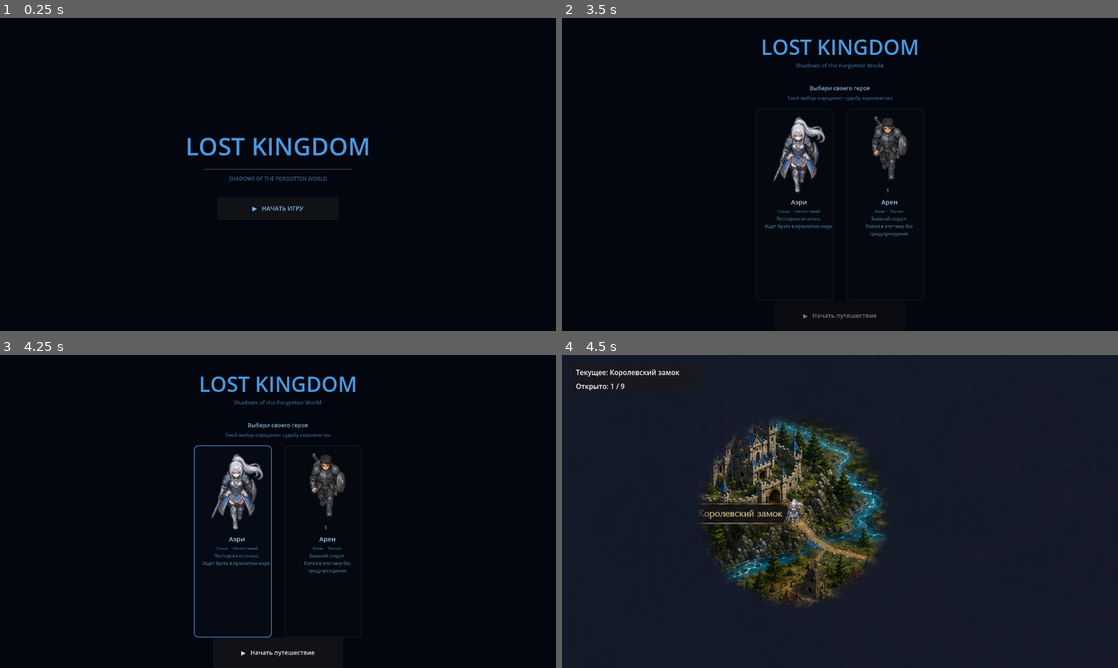
Above: before the commit, frames 1-4 (two rows, left to right).
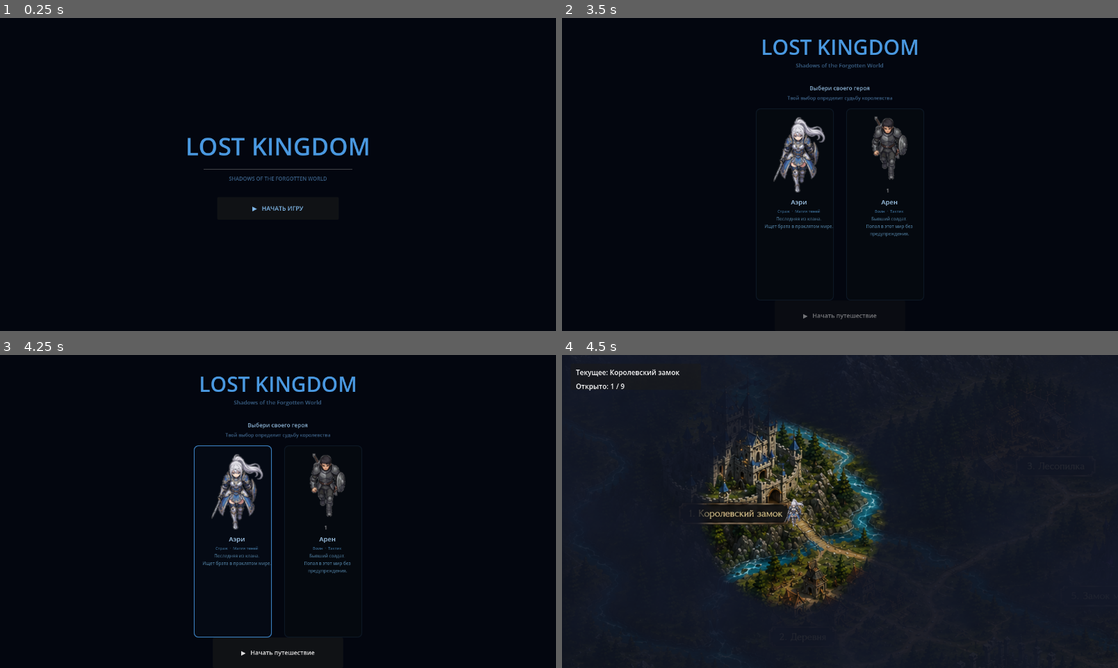
Above: after the commit, the same moments.

Repository: ikulikov99-tech/Lost-Kingdom
Game: Godot game, scene res://Splash.tscn
The game is run twice, just before and just after one commit, with the same random seed, the same clock (stepped at 60 frames per second) and the same inputs.
Inputs (mouse positions are in pixels of both pictures, inside the frame that each line leads up to):
- Up to frame 1 (0.25 s): no input
- Up to frame 2 (3.5 s): click "▶ НАЧАТЬ ИГРУ" at 0.5 s; tap Enter at 1.25, 2.75 s; move the mouse to (962, 158) at 1.27 s; click (962, 158) at 1.42 s; tap Space at 2 s; move the mouse to (728, 190) at 2.02 s; click (728, 190) at 2.17 s; move the mouse to (895, 105) at 2.77 s; click (895, 105) at 2.92 s
- Up to frame 3 (4.25 s): tap Space at 3.5 s; move the mouse to (250, 574) at 3.52 s; click (250, 574) at 3.67 s
- Up to frame 4 (4.5 s): click "▶ Начать путешествие" at 4.25 s

Frames 1-3 are identical in both runs. In frame 4, 0.2% of the frame differs, in the area x 28-58%, y 21-82%.

Commit message:
feat: FBM cloud fog — organic edges, animated drift, cloud texture
- Add hash/vnoise/fbm functions (4 octaves, rotated, ~10 GPU instructions)
- Edge noise ±52px perturbs reveal radius → ragged non-circular openings
- cloud_n layer adds density variation to fog body (0.82–1.0 alpha)
- cloud_rgb varies fog brightness for cloud depth illusion
- Slow drift: vec2(time*0.018, time*0.011) — fog feels alive
- Hero reveal also slightly perturbed (±22px) but more stable
- FogOverlay.gd: pass time uniform in update_camera (one line)
- All game logic uniforms (rp*, tp*, reveal_r) unchanged

Diff:
--- a/FogOverlay.gd
+++ b/FogOverlay.gd
@@ -20,7 +20,6 @@
 	# Не блокировать клики
 	mouse_filter = Control.MOUSE_FILTER_IGNORE
 	_sync_revealed()
-	_sync_trail()
 
 ## Открыть область вокруг мировой позиции pos
 func reveal(pos: Vector2) -> void:
@@ -30,11 +29,12 @@
 	_revealed.append(pos)
 	_sync_revealed()
 
-## Обновить позицию камеры в шейдере (вызывать каждый кадр из Main._process)
+## Обновить позицию камеры и time в шейдере (вызывать каждый кадр из Main._process)
 func update_camera(cam_pos: Vector2, zoom: float, vp_size: Vector2) -> void:
 	_mat.set_shader_parameter("cam_pos",  cam_pos)
 	_mat.set_shader_parameter("cam_zoom", zoom)
 	_mat.set_shader_parameter("vp_size",  vp_size)
+	_mat.set_shader_parameter("time", Time.get_ticks_msec() * 0.001)
 
 ## Позиция героя — движется с ним, не пишет в _revealed, не меняет счётчик.
 func update_hero_pos(pos: Vector2) -> void:
@@ -43,7 +43,6 @@
 ## Добавить точку пройденного пути. FIFO: при переполнении убираем самую старую.
 ## Не влияет на счётчик. Очищается при прибытии в локацию (clear_trail).
 func add_trail_point(pos: Vector2) -> void:
-	# Не добавлять если уже есть близкая точка
 	for p in _trail:
 		if p.distance_to(pos) < 60.0:
 			return
--- a/fog.gdshader
+++ b/fog.gdshader
@@ -1,86 +1,134 @@
-// fog.gdshader — туман войны (полноэкранный шейдер в CanvasLayer)
+// fog.gdshader — туман войны с FBM-облаками
 //
-// Работает в экранном пространстве.
-// Конвертирует UV экрана → мировые координаты через позицию камеры.
-// Рисует серые полупрозрачные "облака" там, где карта не открыта.
+// Fullscreen shader в CanvasLayer (screen-space).
+// Конвертирует SCREEN_UV → мировые координаты через cam_pos + screen_px / cam_zoom.
+//
+// Визуал: FBM noise даёт рваные облачные края и неравномерную плотность тумана.
+// Логика: uniforms reveal_r / rp* / tp* не меняются — вся игровая механика в Main.gd.
 
 shader_type canvas_item;
 
-// Позиция центра камеры в мировых координатах (обновляется каждый кадр)
-uniform vec2  cam_pos    = vec2(-1112.0, -704.0);
-uniform float cam_zoom   = 1.3;
-uniform vec2  vp_size    = vec2(1280.0, 720.0);
+// ── Камера (каждый кадр из FogOverlay.update_camera) ─────────────────────
+uniform vec2  cam_pos  = vec2(-1112.0, -704.0);
+uniform float cam_zoom = 1.3;
+uniform vec2  vp_size  = vec2(1280.0, 720.0);
+uniform float time     = 0.0;
 
-// Позиция героя — визуальный reveal во время движения (не location unlock)
-uniform vec2  hero_pos = vec2(-99999.0, -99999.0);
-// hero_reveal_r >= reveal_r чтобы не было схлопывания при выходе из локации
+// ── Герой ────────────────────────────────────────────────────────────────
+uniform vec2  hero_pos      = vec2(-99999.0, -99999.0);
 uniform float hero_reveal_r = 160.0;
 
-// Trail — пройденный путь (до 8 точек, сохраняются на время поездки)
-// Не влияют на счётчик, очищаются при прибытии в локацию
-uniform int   trail_count = 0;
-uniform vec2  tp0 = vec2(-99999.0, -99999.0);
-uniform vec2  tp1 = vec2(-99999.0, -99999.0);
-uniform vec2  tp2 = vec2(-99999.0, -99999.0);
-uniform vec2  tp3 = vec2(-99999.0, -99999.0);
-uniform vec2  tp4 = vec2(-99999.0, -99999.0);
-uniform vec2  tp5 = vec2(-99999.0, -99999.0);
-uniform vec2  tp6 = vec2(-99999.0, -99999.0);
-uniform vec2  tp7 = vec2(-99999.0, -99999.0);
+// ── Trail — пройденный путь (8 точек, FIFO, очищается при прибытии) ─────────
+uniform int  trail_count = 0;
+uniform vec2 tp0 = vec2(-99999.0, -99999.0);
+uniform vec2 tp1 = vec2(-99999.0, -99999.0);
+uniform vec2 tp2 = vec2(-99999.0, -99999.0);
+uniform vec2 tp3 = vec2(-99999.0, -99999.0);
+uniform vec2 tp4 = vec2(-99999.0, -99999.0);
+uniform vec2 tp5 = vec2(-99999.0, -99999.0);
+uniform vec2 tp6 = vec2(-99999.0, -99999.0);
+uniform vec2 tp7 = vec2(-99999.0, -99999.0);
 
-// Открытые позиции (до 9 штук, по одной uniform на каждую)
-uniform int   revealed_count = 0;
-uniform vec2  rp0 = vec2(-99999.0, -99999.0);
-uniform vec2  rp1 = vec2(-99999.0, -99999.0);
-uniform vec2  rp2 = vec2(-99999.0, -99999.0);
-uniform vec2  rp3 = vec2(-99999.0, -99999.0);
-uniform vec2  rp4 = vec2(-99999.0, -99999.0);
-uniform vec2  rp5 = vec2(-99999.0, -99999.0);
-uniform vec2  rp6 = vec2(-99999.0, -99999.0);
-uniform vec2  rp7 = vec2(-99999.0, -99999.0);
-uniform vec2  rp8 = vec2(-99999.0, -99999.0);
+// ── Открытые локации (до 9) ──────────────────────────────────────────
+uniform int  revealed_count = 0;
+uniform vec2 rp0 = vec2(-99999.0, -99999.0);
+uniform vec2 rp1 = vec2(-99999.0, -99999.0);
+uniform vec2 rp2 = vec2(-99999.0, -99999.0);
+uniform vec2 rp3 = vec2(-99999.0, -99999.0);
+uniform vec2 rp4 = vec2(-99999.0, -99999.0);
+uniform vec2 rp5 = vec2(-99999.0, -99999.0);
+uniform vec2 rp6 = vec2(-99999.0, -99999.0);
+uniform vec2 rp7 = vec2(-99999.0, -99999.0);
+uniform vec2 rp8 = vec2(-99999.0, -99999.0);
 
-// Радиус видимости и мягкость края
-uniform float reveal_r    = 135.0;
-uniform float edge_soft   = 18.0;
+// ── Параметры видимости ───────────────────────────────────────────
+uniform float reveal_r  = 135.0;
+uniform float edge_soft = 18.0;
 
-// Цвет тумана: серые облака с высокой прозрачностью в открытых зонах
-uniform vec4 fog_color : source_color = vec4(0.08, 0.10, 0.16, 0.98);
+// ── Цвет тумана ───────────────────────────────────────────────────
+uniform vec4 fog_color : source_color = vec4(0.07, 0.09, 0.15, 0.98);
+
+// ══════════════════════════════════════════════════════════════════════════════
+// FBM NOISE
+// ══════════════════════════════════════════════════════════════════════════════
+
+float hash(vec2 p) {
+    vec3 q = fract(vec3(p.xyx) * vec3(443.897, 441.423, 437.195));
+    q += dot(q, q.yzx + 19.19);
+    return fract((q.x + q.y) * q.z);
+}
+
+float vnoise(vec2 p) {
+    vec2 i = floor(p);
+    vec2 f = fract(p);
+    vec2 u = f * f * (3.0 - 2.0 * f);
+    return mix(
+        mix(hash(i),                  hash(i + vec2(1.0, 0.0)), u.x),
+        mix(hash(i + vec2(0.0, 1.0)), hash(i + vec2(1.0, 1.0)), u.x),
+        u.y
+    );
+}
+
+float fbm(vec2 p) {
+    float v = 0.0;
+    float a = 0.5;
+    mat2 rot = mat2(vec2(0.80, 0.60), vec2(-0.60, 0.80));
+    for (int i = 0; i < 4; i++) {
+        v += a * vnoise(p);
+        p  = rot * p * 2.1 + vec2(5.2, 1.3);
+        a *= 0.5;
+    }
+    return v;
+}
+
+// ══════════════════════════════════════════════════════════════════════════════
+// FRAGMENT
+// ══════════════════════════════════════════════════════════════════════════════
 
 void fragment() {
-	// SCREEN_UV: (0,0)=верхний левый, (1,1)=нижний правый
-	vec2 screen_px  = (SCREEN_UV - vec2(0.5)) * vp_size;   // пиксели от центра экрана
-	vec2 world_pos  = cam_pos + screen_px / cam_zoom;       // мировые координаты
+    vec2 screen_px = (SCREEN_UV - vec2(0.5)) * vp_size;
+    vec2 world_pos = cam_pos + screen_px / cam_zoom;
 
-	// Постоянные открытые точки: discovered-локации + trail пройденного пути
-	// Все используют один reveal_r → одинаковый радиус видимости
-	float min_perm_d = 1e9;
-	// Discovered локации
-	if (revealed_count > 0) min_perm_d = min(min_perm_d, distance(world_pos, rp0));
-	if (revealed_count > 1) min_perm_d = min(min_perm_d, distance(world_pos, rp1));
-	if (revealed_count > 2) min_perm_d = min(min_perm_d, distance(world_pos, rp2));
-	if (revealed_count > 3) min_perm_d = min(min_perm_d, distance(world_pos, rp3));
-	if (revealed_count > 4) min_perm_d = min(min_perm_d, distance(world_pos, rp4));
-	if (revealed_count > 5) min_perm_d = min(min_perm_d, distance(world_pos, rp5));
-	if (revealed_count > 6) min_perm_d = min(min_perm_d, distance(world_pos, rp6));
-	if (revealed_count > 7) min_perm_d = min(min_perm_d, distance(world_pos, rp7));
-	if (revealed_count > 8) min_perm_d = min(min_perm_d, distance(world_pos, rp8));
-	// Trail точки пройденного пути (очищаются при прибытии в локацию)
-	if (trail_count > 0) min_perm_d = min(min_perm_d, distance(world_pos, tp0));
-	if (trail_count > 1) min_perm_d = min(min_perm_d, distance(world_pos, tp1));
-	if (trail_count > 2) min_perm_d = min(min_perm_d, distance(world_pos, tp2));
-	if (trail_count > 3) min_perm_d = min(min_perm_d, distance(world_pos, tp3));
-	if (trail_count > 4) min_perm_d = min(min_perm_d, distance(world_pos, tp4));
-	if (trail_count > 5) min_perm_d = min(min_perm_d, distance(world_pos, tp5));
-	if (trail_count > 6) min_perm_d = min(min_perm_d, distance(world_pos, tp6));
-	if (trail_count > 7) min_perm_d = min(min_perm_d, distance(world_pos, tp7));
+    vec2 drift = vec2(time * 0.018, time * 0.011);
 
-	// Текущая позиция героя (движется вместе с ним, не location unlock)
-	float hero_d = distance(world_pos, hero_pos);
+    float edge_n  = fbm(world_pos * 0.0038 + drift) * 2.0 - 1.0;
+    float edge_px = edge_n * 52.0;
 
-	float fog_perm  = smoothstep(reveal_r - edge_soft, reveal_r + edge_soft, min_perm_d);
-	float fog_hero  = smoothstep(hero_reveal_r - edge_soft, hero_reveal_r + edge_soft, hero_d);
-	float fog_alpha = min(fog_perm, fog_hero);
+    float cloud_n = fbm(world_pos * 0.0072 + drift * 1.5);
 
-	COLOR = vec4(fog_color.rgb, fog_color.a * fog_alpha);
+    float min_perm_d = 1e9;
+    if (revealed_count > 0) min_perm_d = min(min_perm_d, distance(world_pos, rp0));
+    if (revealed_count > 1) min_perm_d = min(min_perm_d, distance(world_pos, rp1));
+    if (revealed_count > 2) min_perm_d = min(min_perm_d, distance(world_pos, rp2));
+    if (revealed_count > 3) min_perm_d = min(min_perm_d, distance(world_pos, rp3));
+    if (revealed_count > 4) min_perm_d = min(min_perm_d, distance(world_pos, rp4));
+    if (revealed_count > 5) min_perm_d = min(min_perm_d, distance(world_pos, rp5));
+    if (revealed_count > 6) min_perm_d = min(min_perm_d, distance(world_pos, rp6));
+    if (revealed_count > 7) min_perm_d = min(min_perm_d, distance(world_pos, rp7));
+    if (revealed_count > 8) min_perm_d = min(min_perm_d, distance(world_pos, rp8));
+    if (trail_count > 0) min_perm_d = min(min_perm_d, distance(world_pos, tp0));
+    if (trail_count > 1) min_perm_d = min(min_perm_d, distance(world_pos, tp1));
+    if (trail_count > 2) min_perm_d = min(min_perm_d, distance(world_pos, tp2));
+    if (trail_count > 3) min_perm_d = min(min_perm_d, distance(world_pos, tp3));
+    if (trail_count > 4) min_perm_d = min(min_perm_d, distance(world_pos, tp4));
+    if (trail_count > 5) min_perm_d = min(min_perm_d, distance(world_pos, tp5));
+    if (trail_count > 6) min_perm_d = min(min_perm_d, distance(world_pos, tp6));
+    if (trail_count > 7) min_perm_d = min(min_perm_d, distance(world_pos, tp7));
+
+    float hero_d = distance(world_pos, hero_pos);
+
+    float r_perm   = reveal_r + edge_px;
+    float fog_perm = smoothstep(r_perm - edge_soft, r_perm + edge_soft, min_perm_d);
+
+    float r_hero   = hero_reveal_r + edge_n * 22.0;
+    float fog_hero = smoothstep(r_hero - edge_soft, r_hero + edge_soft, hero_d);
+
+    float fog_alpha = min(fog_perm, fog_hero);
+
+    float density = fog_color.a * (0.86 + cloud_n * 0.16);
+    density = clamp(density, 0.82, 1.0);
+
+    vec3 cloud_rgb = fog_color.rgb * (0.82 + cloud_n * 0.36);
+
+    COLOR = vec4(cloud_rgb, density * fog_alpha);
 }
